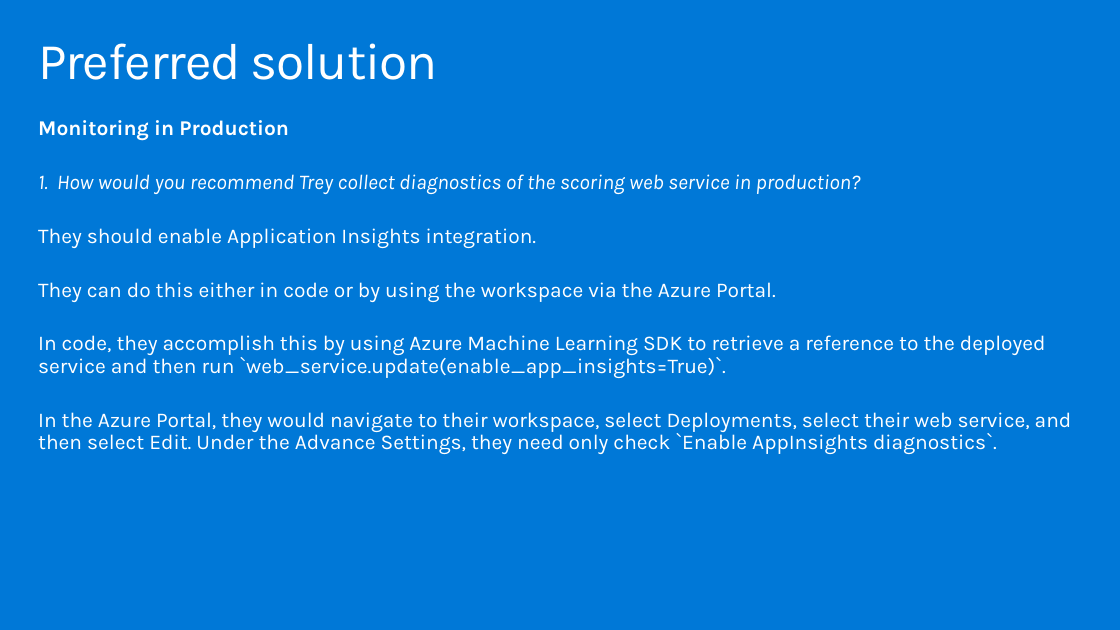
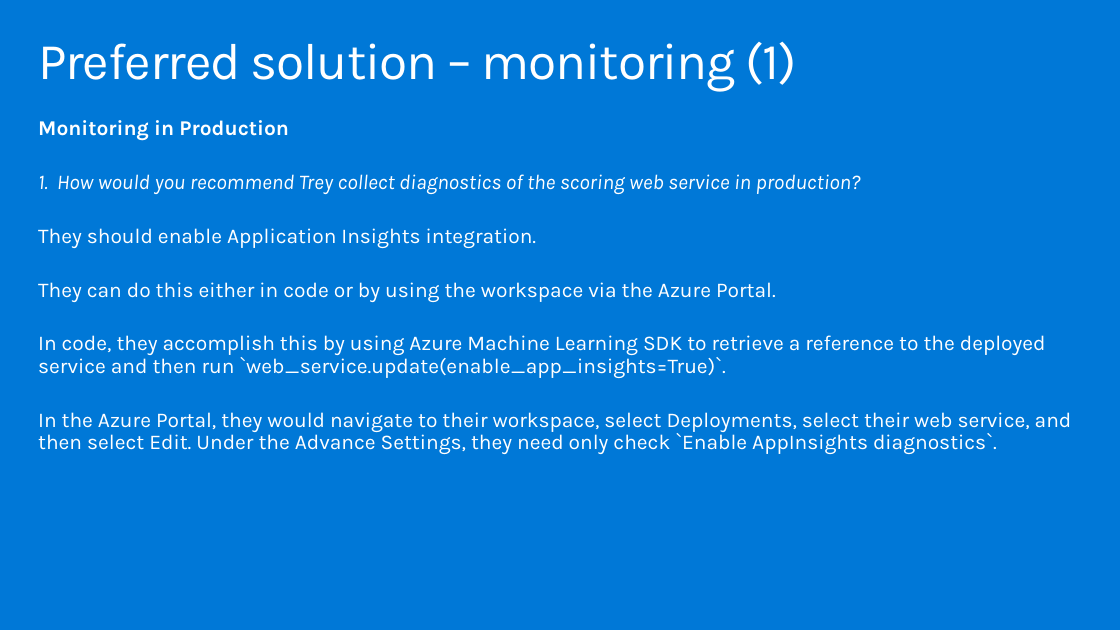
Before and after one commit to tiagoh/MCW-ML-Ops-1Day, a slide deck: slide 25 of Whiteboard design session/WDS trainer presentation - MLOps.pptx. Drawn at 1120x630 pixels with LibreOffice and Linux fonts; fonts in the diff are those of the drawing. Boxes give left, top, right and bottom in pixels: in the first picture for what was removed or moved away, otherwise in the second. Text is boxed around its words. In the diff, an @@ line names an element or a change of style, - is before the commit and + after.

```diff
--- a/Whiteboard design session/WDS trainer presentation - MLOps.pptx
+++ b/Whiteboard design session/WDS trainer presentation - MLOps.pptx
@@ title at <box>38,41,797,91</box>: text changed @@
-Preferred solution
+Preferred solution – monitoring (1)
```
Also in this commit, not shown: 18 other slides changed, 1 other file.
